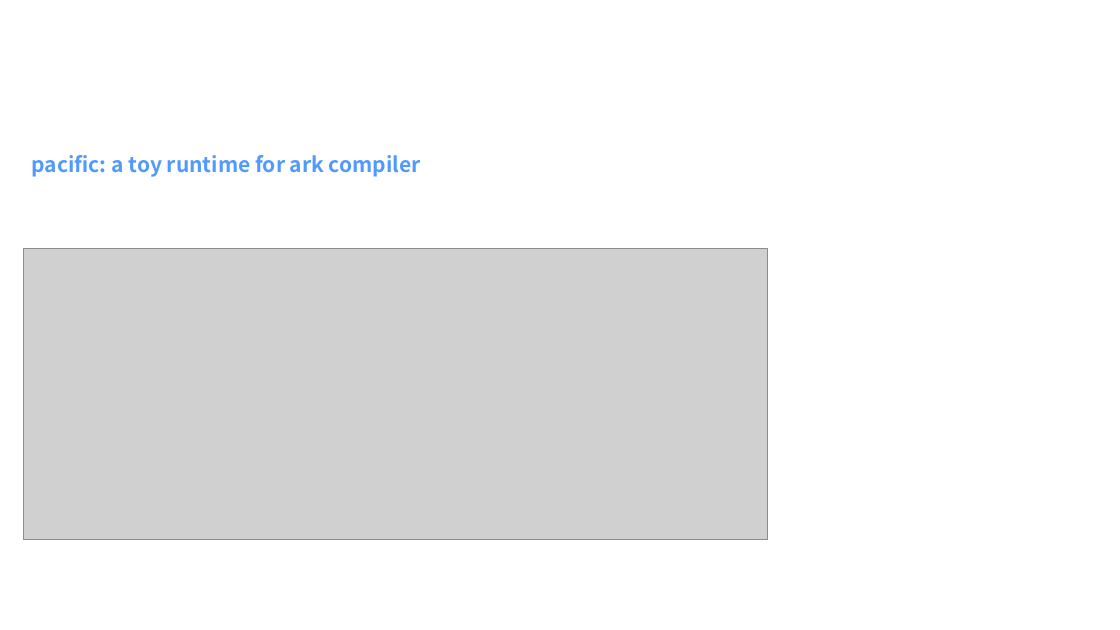
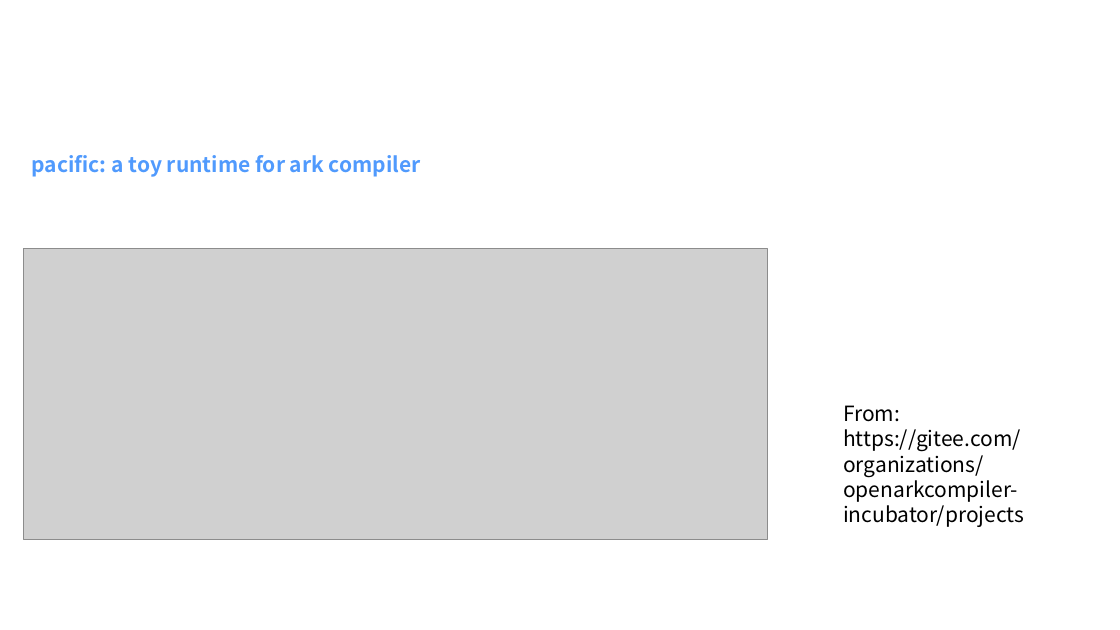
Before and after one commit to shining1984/talks, a slide deck: slide 3 of bilibili-video-slides/08-The Incubator of Ark Compiler.pptx. Drawn at 1120x630 pixels with LibreOffice and Linux fonts; fonts in the diff are those of the drawing; grey boxes stand for pictures; background and template pictures are left out. Boxes give left, top, right and bottom in pixels: in the first picture for what was removed or moved away, otherwise in the second. Text is boxed around its words. In the diff, an @@ line names an element or a change of style, - is before the commit and + after.

```diff
--- a/bilibili-video-slides/08-The Incubator of Ark Compiler.pptx
+++ b/bilibili-video-slides/08-The Incubator of Ark Compiler.pptx
@@ text added at (843,405,1024,527), 18 pt, text #000000 @@
+From:
+https://gitee.com/organizations/openarkcompiler-incubator/projects
```
Also in this commit, not shown: 2 other slides changed, 1 other file.
